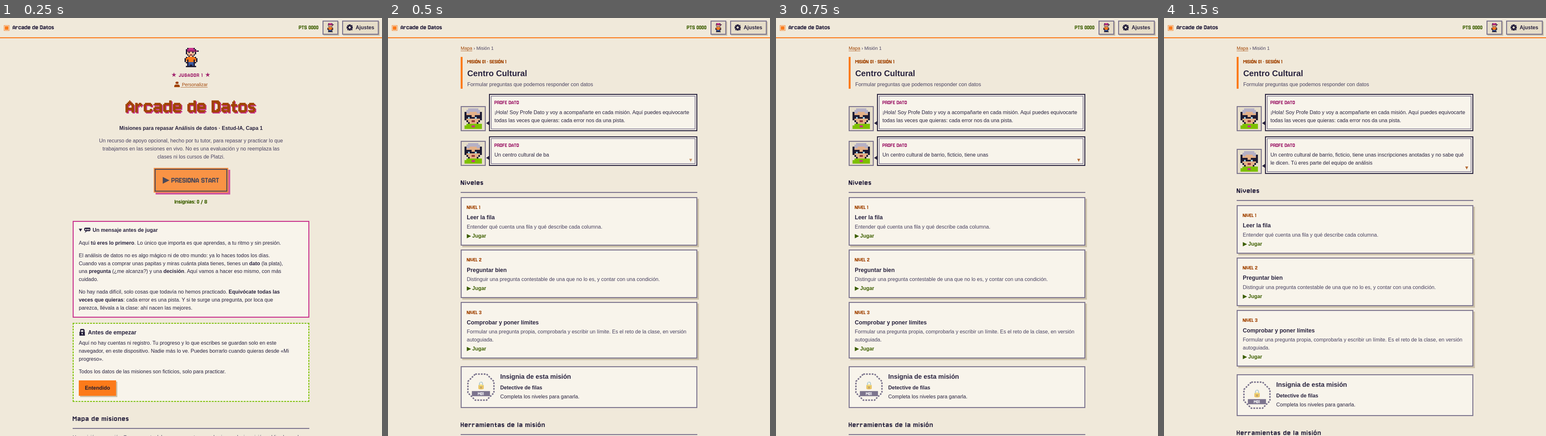
Above: before the commit, frames 1-4 (left to right).
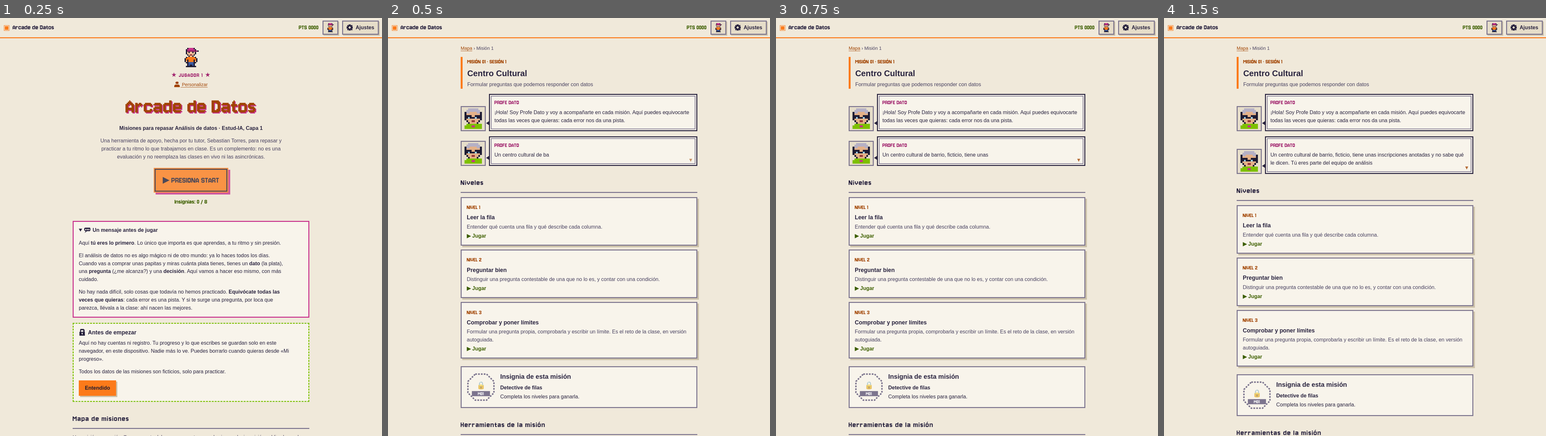
Above: after the commit, the same moments.

Repository: astorress/arcade-de-datos
Game: browser game, page index.html
Same seed, same stepped clock (60 frames per second), same inputs: the game is played once before the commit and once after it.
Inputs:
- Up to frame 1 (0.25 s): no input
- Up to frame 2 (0.5 s): click "▶ PRESIONA START" at 0.27 s
- Up to frame 3 (0.75 s): no input
- Up to frame 4 (1.5 s): hold Right from 1.03 s (still down)

The runs differ from the first frame. In frame 1, 0.6% of the frame differs, in the area x 26-75%, y 28-34%; in frame 2, nothing differs; in frame 3, nothing differs; in frame 4, nothing differs.

Commit message:
* refactor: replace Platzi references with "clases asincrónicas"

Diff:
--- a/content/sitio.json
+++ b/content/sitio.json
@@ -1,7 +1,7 @@
 {
   "nombre": "Arcade de Datos",
   "subtitulo": "Misiones para repasar Análisis de datos · Estud-IA, Capa 1",
-  "descripcion": "Un recurso de apoyo opcional, hecho por tu tutor, para repasar y practicar lo que trabajamos en las sesiones en vivo. No es una evaluación y no reemplaza las clases ni los cursos de Platzi.",
+  "descripcion": "Una herramienta de apoyo, hecha por tu tutor, Sebastian Torres, para repasar y practicar a tu ritmo lo que trabajamos en clase. Es un complemento: no es una evaluación y no reemplaza las clases en vivo ni las asincrónicas.",
   "bienvenida": {
     "titulo": "Un mensaje antes de jugar",
     "parrafos": [
@@ -37,7 +37,7 @@
       "¡Nivel superado! Me encanta cómo lo resolviste."
     ]
   },
-  "autoria": "Recurso de apoyo preparado por el tutor del grupo. No es un sitio oficial del programa.",
+  "autoria": "Herramienta de apoyo preparada por Sebastian Torres, tutor del grupo. No es un sitio oficial del programa.",
   "avisoPrivacidad": "Aquí no hay cuentas ni registro. Tu progreso y lo que escribes se guardan solo en este navegador, en este dispositivo. Nadie más lo ve. Puedes borrarlo cuando quieras desde «Mi progreso».",
   "avisoDatos": "Todos los datos de las misiones son ficticios, solo para practicar.",
   "fases": {
--- a/js/views/mision.js
+++ b/js/views/mision.js
@@ -53,7 +53,7 @@
         h('p', {}, completa ? m.insignia.descripcion : 'Completa los niveles para ganarla.'))),
     h('h2', { class: 'titulo-seccion' }, 'Herramientas de la misión'),
     h('div', { class: 'herramientas' },
-      m.teoria ? herramienta(`#/mision/${m.numero}/teoria`, '📘', 'Guía de teoría', 'Recordemos: lo que ves en Platzi y lo que necesitas para el reto.') : null,
+      m.teoria ? herramienta(`#/mision/${m.numero}/teoria`, '📘', 'Guía de teoría', 'Recordemos: lo que ves en las clases asincrónicas y lo que necesitas para el reto.') : null,
       herramienta(`#/mision/${m.numero}/cuaderno`, '📓', 'Mi cuaderno', 'Lo que has escrito en esta misión. Para copiar o imprimir.'),
       herramienta(`#/mision/${m.numero}/llevar`, '🖨', 'Para llevar', 'Una hoja con la tabla, las definiciones y la consigna.'),
       herramienta('#/repaso', '⚡', 'Repaso relámpago', '5 preguntas al azar de lo que ya jugaste. Sin tiempo.'),
--- a/js/views/teoria.js
+++ b/js/views/teoria.js
@@ -2,9 +2,9 @@
 import { migas } from './mision.js';
 
 const RELACION = {
-  aplica: () => ({ icono: '✔', texto: 'Lo ves en Platzi esta misma semana' }),
-  anticipa: (s) => ({ icono: '⏩', texto: `Platzi lo ve más adelante (semana ${s}). Aquí tienes una base` }),
-  retoma: (s) => ({ icono: '↩', texto: `Ya lo viste en Platzi (semana ${s}). Aquí lo pones en práctica` }),
+  aplica: () => ({ icono: '✔', texto: 'Lo ves en las clases asincrónicas esta misma semana' }),
+  anticipa: (s) => ({ icono: '⏩', texto: `Las clases asincrónicas lo ven más adelante (semana ${s}). Aquí tienes una base` }),
+  retoma: (s) => ({ icono: '↩', texto: `Ya lo viste en las clases asincrónicas (semana ${s}). Aquí lo pones en práctica` }),
 };
 
 export function vistaTeoria(c, m) {
@@ -56,12 +56,12 @@
     h('p', { class: 'nota' }, 'Puedes leerla antes de jugar, volver a ella cuando te trabes o repasarla después de la clase.'),
     temas.length ? [h('h2', { class: 'titulo-seccion' }, 'Temas'), indice] : null,
     platzi.length ? [
-      h('h2', { class: 'titulo-seccion' }, 'Qué ves en Platzi'),
+      h('h2', { class: 'titulo-seccion' }, 'Qué ves en las clases asincrónicas'),
       h('p', { class: 'nota' }, 'Estás en uno de estos cursos. Busca el tuyo: no necesitas haber visto el módulo para jugar la misión.'),
       h('div', { class: 'cursos-platzi' }, platzi)] : null,
     t.ampliacion?.length ? h('div', { class: 'panel panel--vivo' },
       h('h2', {}, '🎙 Lo trabajamos en la clase en vivo'),
-      h('p', { class: 'nota' }, 'Estos temas no aparecen de forma explícita en Platzi: los construimos juntos en la sesión.'),
+      h('p', { class: 'nota' }, 'Estos temas no aparecen de forma explícita en las clases asincrónicas: los construimos juntos en la sesión.'),
       h('ul', {}, t.ampliacion.map((x) => h('li', { html: md(x) })))) : null,
     tarjetas,
     t.pasos?.length ? h('section', { class: 'panel' },
